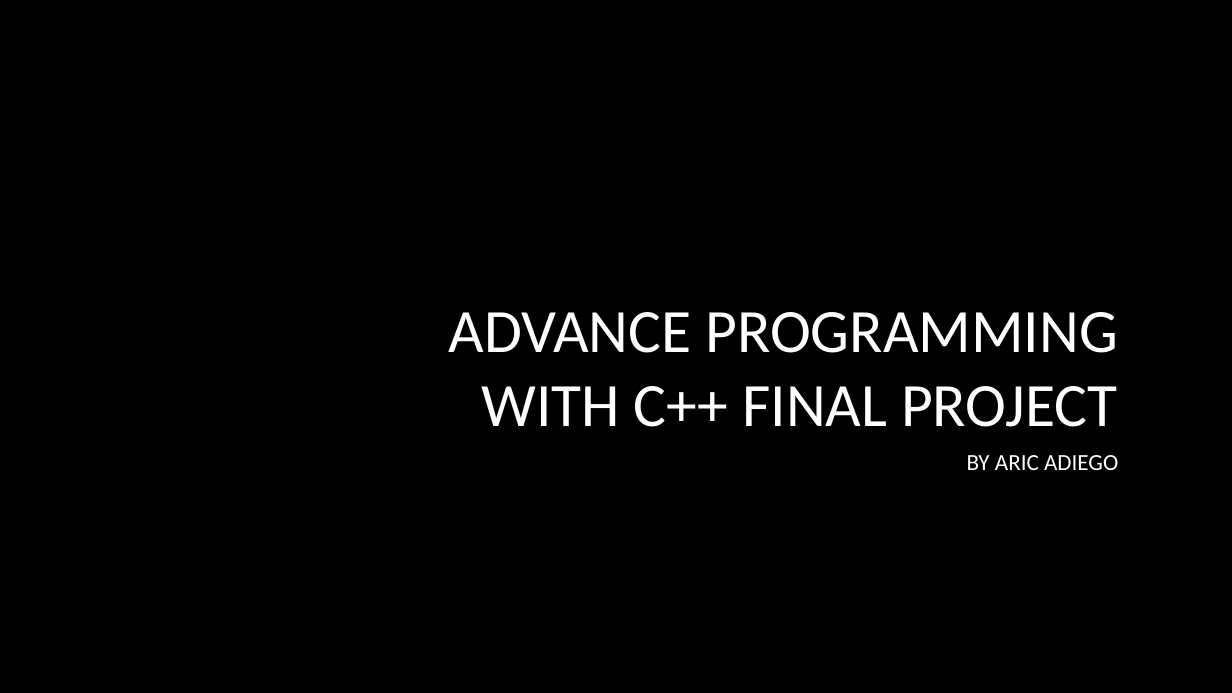
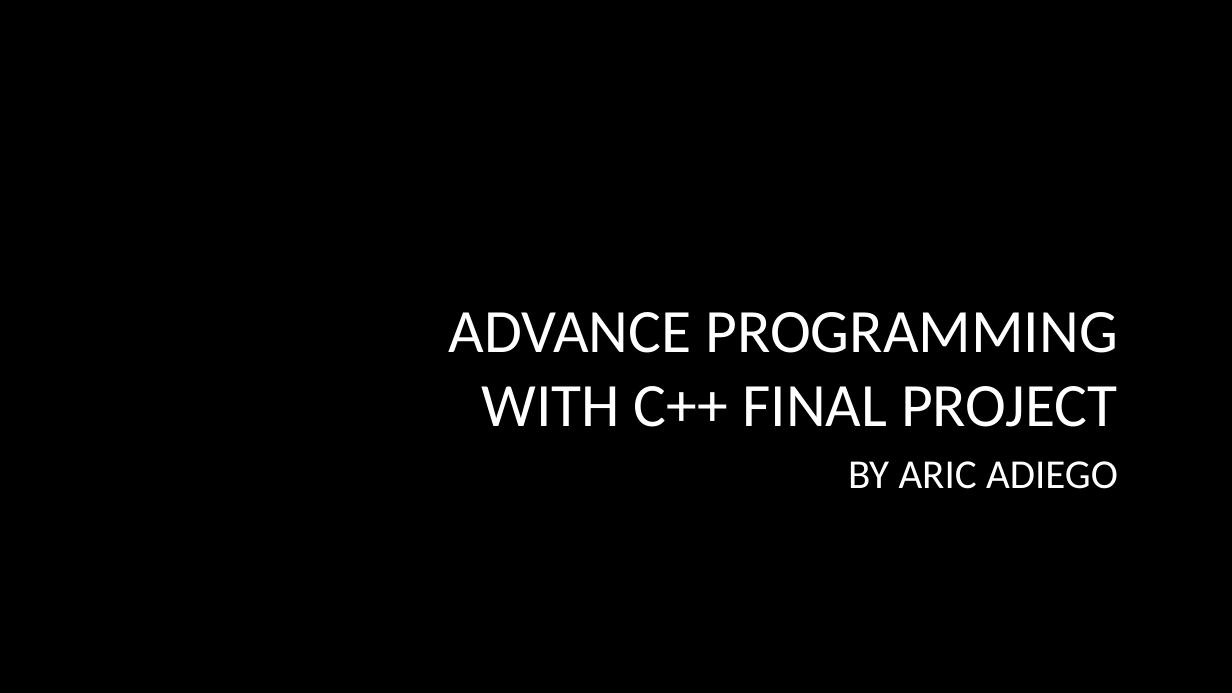
Before and after one commit to aadiego/CollegeProjects, a slide deck: slide 1 of COMSC-165/PandemicLite/Advance Programming With C++ Final Project.pptx. Drawn at 1232x693 pixels with LibreOffice and Linux fonts; fonts in the diff are those of the drawing; background and template pictures are left out. Boxes give left, top, right and bottom in pixels: in the first picture for what was removed or moved away, otherwise in the second. Text is boxed around its words. In the diff, an @@ line names an element or a change of style, - is before the commit and + after.

```diff
--- a/COMSC-165/PandemicLite/Advance Programming With C++ Final Project.pptx
+++ b/COMSC-165/PandemicLite/Advance Programming With C++ Final Project.pptx
@@ subtitle "BY ARIC ADIEGO" at (x1=848, y1=461, x2=1118, y2=489): size 18 to 32 pt @@
```
Also in this commit, not shown: 1 other slide changed.
